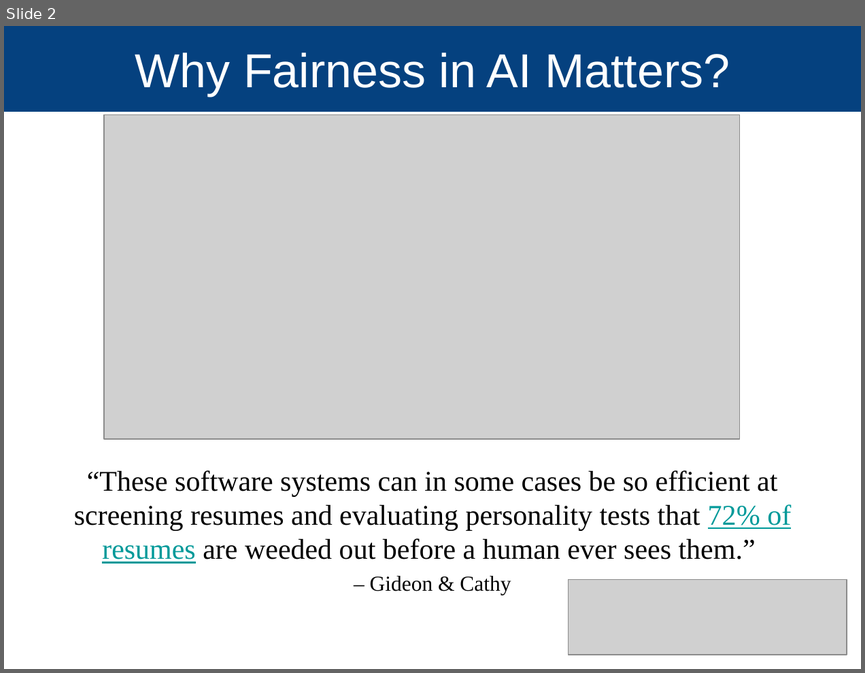
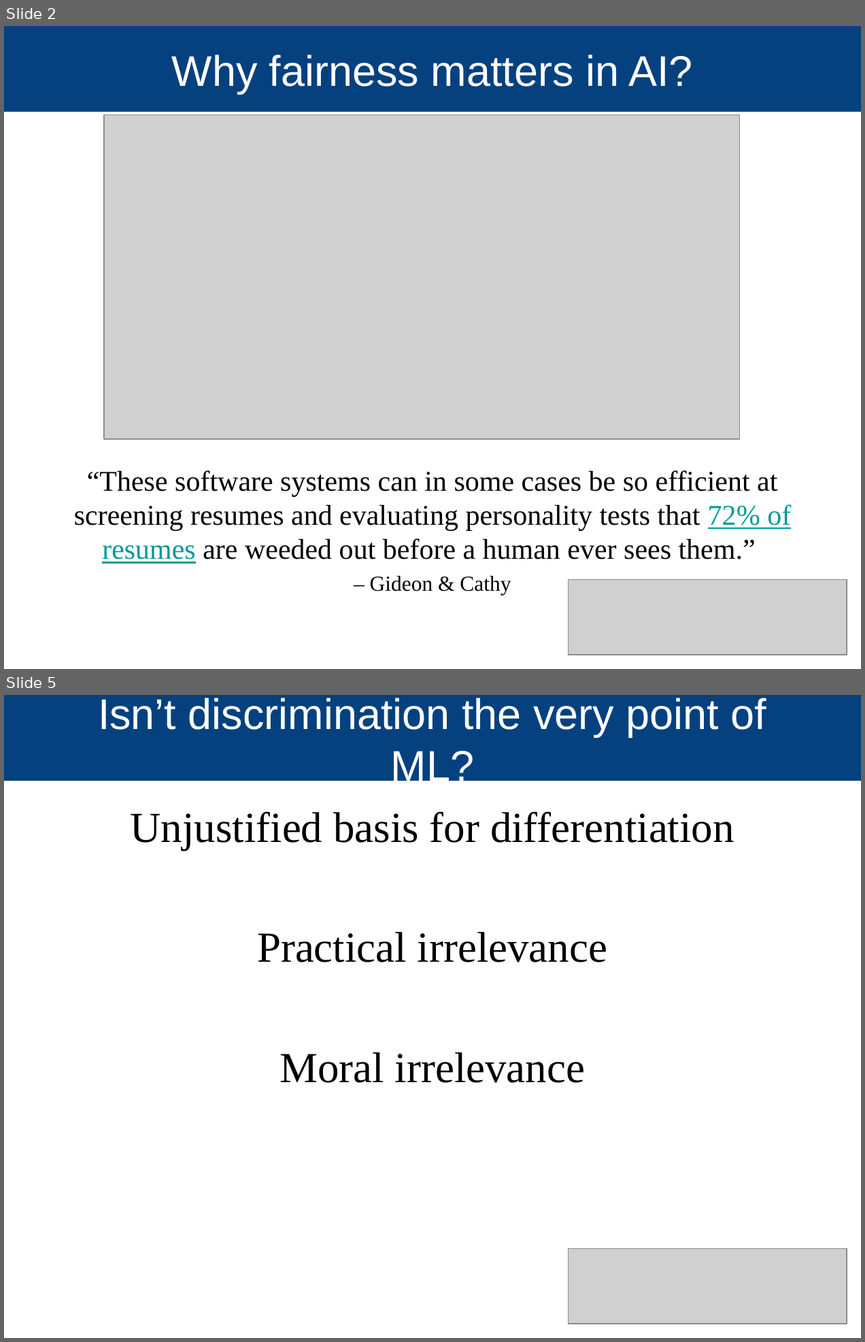
Before and after one commit to Makan-Ar/AI-Fairness-Data-Science, a slide deck: presentation/Makan Arastuie 2018-05-4 Fairness.pptx. Shown one above the other, each under a label of ours: slide 2 before the commit, slides 2 and 5 after it; the slides between them are not shown. The pictures are 865x673 and 865x1342 pixels, drawn with LibreOffice and Linux fonts; fonts in the diff are those of the drawing; grey boxes stand for pictures; background and template pictures are left out. Boxes give left, top, right and bottom in pixels: in the first picture for what was removed or moved away, otherwise in the second. Text is boxed around its words. In the diff, an @@ line names an element or a change of style, - is before the commit and + after.

```diff
--- a/presentation/Makan Arastuie 2018-05-4 Fairness.pptx
+++ b/presentation/Makan Arastuie 2018-05-4 Fairness.pptx
@@ slide 5 added at (4,695,861,1338), background #FFFFFF; not listed: 1 template element that a slide beside it also shows @@
@@ title added at (98,698,766,788), 36 pt, text #FFFFFF @@
+Isn’t discrimination the very point of ML?
@@ text added at (130,811,734,1083), 36 pt, text #000000 @@
+Unjustified basis for differentiation
+Practical irrelevance
+Moral irrelevance
@@ picture added at (568,1248,847,1323) @@
@@ slide 2 changed as well @@
@@ title at (172,55,692,93): text changed; size 40 to 36 pt @@
-Why Fairness in AI Matters?
+Why fairness matters in AI?
```
Also in this commit, not shown: 1 other slide changed, 25 other slides added.
